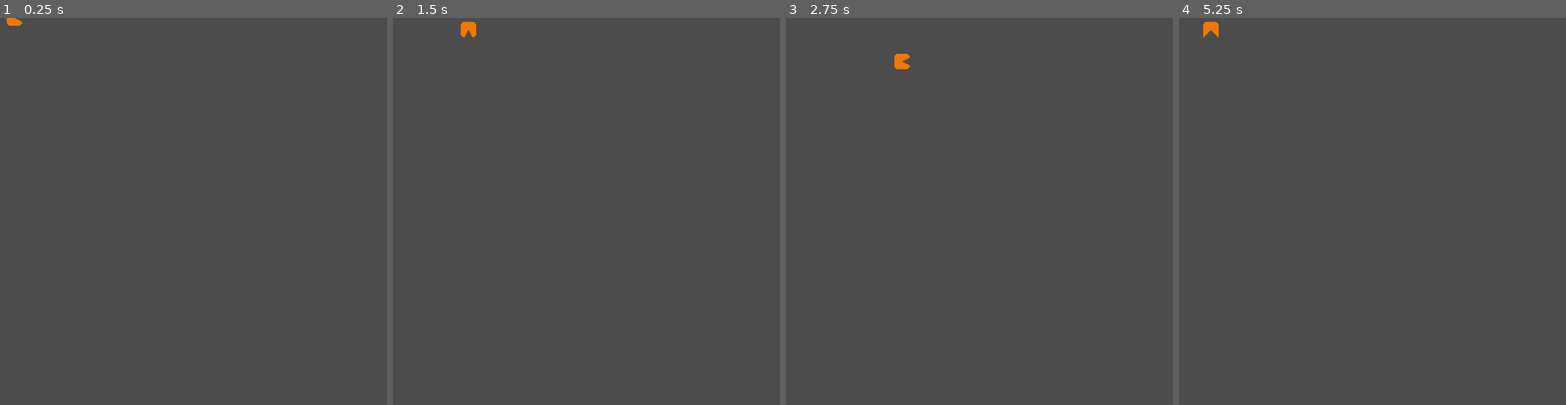
Above: before the commit, frames 1-4 (left to right).
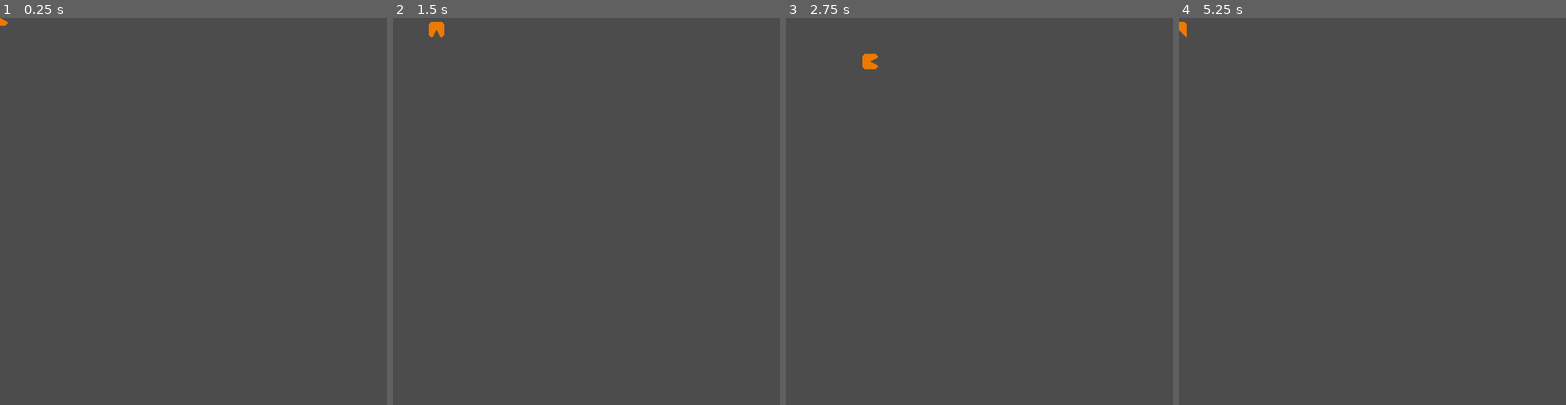
Above: after the commit, the same moments.

Repository: Boyquotes/Godot-Bac-man
Game: Godot game, scene res://actor/Player.tscn
Two runs of this game, one before a commit and one after it. Both use one fixed random seed, a clock stepped at 60 frames per second and the inputs below. The project has no main scene, so this scene is started directly.
Inputs:
- Up to frame 1 (0.25 s): no input
- Up to frame 2 (1.5 s): hold Right (ui_right) 0.53-1.28 s; hold Down (ui_down) from 1.28 s (still down)
- Up to frame 3 (2.75 s): release Down (ui_down) at 2.03 s; hold Right (ui_right) from 2.03 s (still down)
- Up to frame 4 (5.25 s): release Right (ui_right) at 2.78 s; hold Up (ui_up) 2.78-3.53 s; hold Left (ui_left) 3.53-5.03 s; hold Down (ui_down) from 5.03 s (still down)

The runs differ from the first frame. In frame 1, less than 0.1% of the frame differs, in the area x 0-6%, y 0-2%; in frame 2, 0.3%, in the area x 9-22%, y 1-5%; in frame 3, 0.3%; in frame 4, 0.2%.

Commit message:
Start Actors out facing 'NONE'

Diff:
--- a/actor/Actor.gd
+++ b/actor/Actor.gd
@@ -2,14 +2,14 @@
 extends Area2D
 
 
-enum Facing { UP, RIGHT, LEFT, DOWN }
+enum Facing { UP, RIGHT, LEFT, DOWN, NONE }
 
 
 export var speed = 60
 
 
 var age = 0
-var facing = Facing.RIGHT setget set_facing
+var facing = Facing.NONE setget set_facing
 
 
 func _ready():
@@ -17,12 +17,6 @@
 
 
 func _process(delta):
-	age += 1
-	if not age % 120:
-		print("tock")
-	elif not age % 60:
-		print("tick")
-
 	var frame_speed = speed * delta
 	match facing:
 		Facing.UP:
@@ -33,6 +27,8 @@
 			position.y += frame_speed
 		Facing.LEFT:
 			position.x -= frame_speed
+		Facing.NONE:
+			pass
 
 
 func set_facing(facing_):
@@ -45,6 +41,8 @@
 			turn_down()
 		Facing.LEFT:
 			turn_left()
+		Facing.NONE:
+			turn_right()
 
 	facing = facing_
 
--- a/actor/Player.gd
+++ b/actor/Player.gd
@@ -3,10 +3,7 @@
 
 
 func _process(_delta):
-	if age % 120 == 30:
-		print("bac")
-	elif age % 120 == 90:
-		print("boc")
+	pass
 
 
 func _unhandled_input(event):
